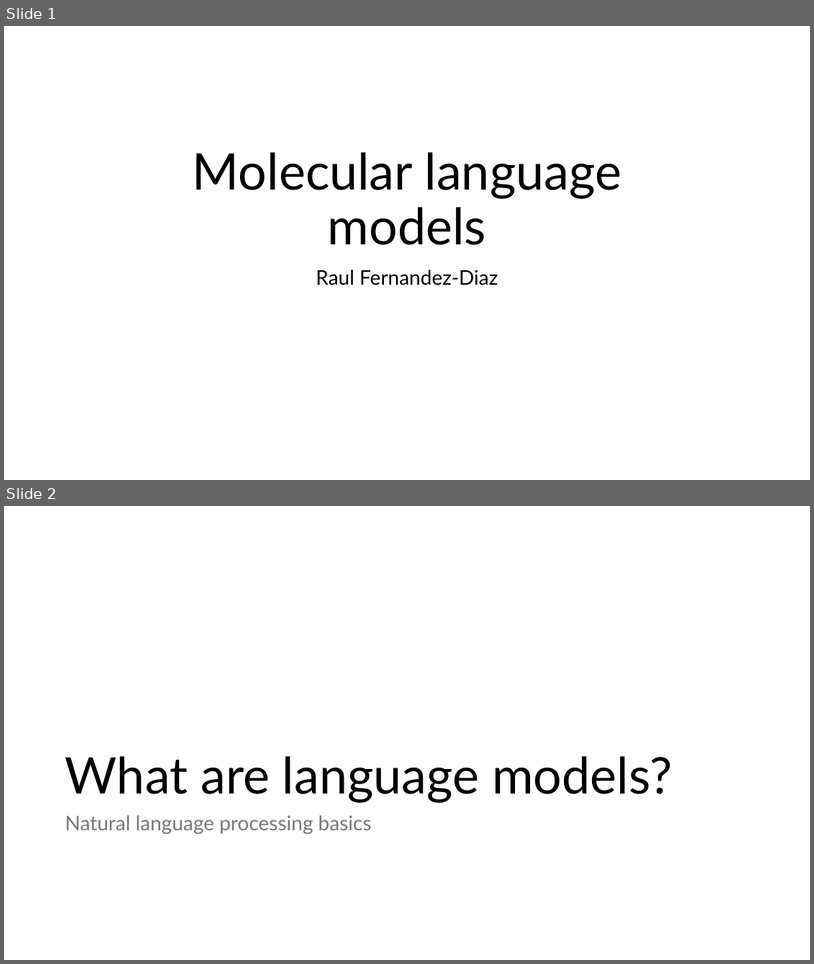
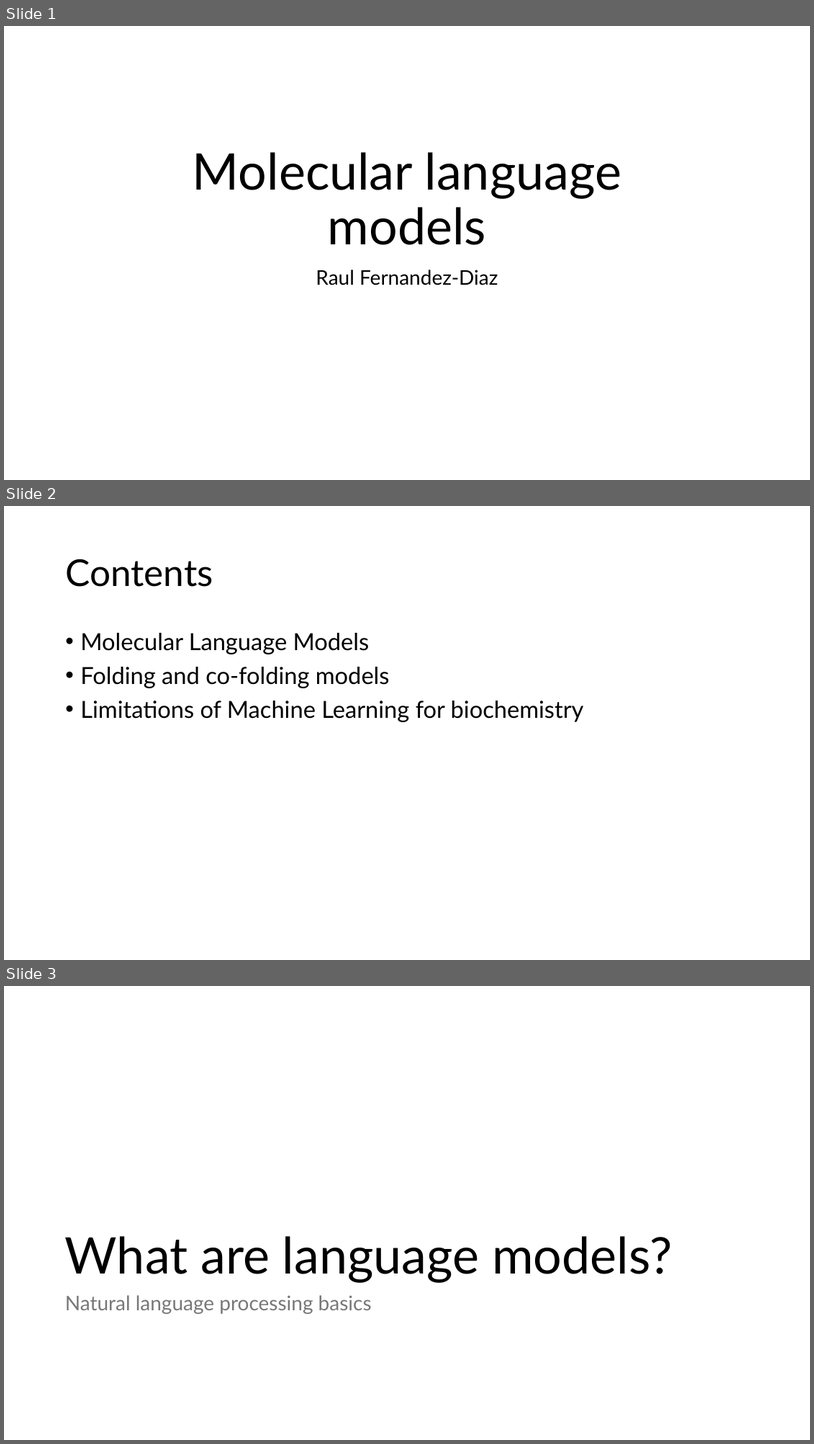
Before and after one commit to RaulFD-creator/ucd-teaching, a slide deck: Lectures/UCD-MScAI-Lecture-1.pptx. Shown one above the other, each under a label of ours: slides 1 and 2 before the commit, slides 1, 2 and 3 after it. The pictures are 814x964 and 814x1444 pixels, drawn with LibreOffice and Linux fonts; fonts in the diff are those of the drawing. Boxes give left, top, right and bottom in pixels: in the first picture for what was removed or moved away, otherwise in the second. Text is boxed around its words. In the diff, an @@ line names an element or a change of style, - is before the commit and + after.

```diff
--- a/Lectures/UCD-MScAI-Lecture-1.pptx
+++ b/Lectures/UCD-MScAI-Lecture-1.pptx
@@ slide 2 added at [4,506,810,960], background #FFFFFF @@
@@ title added at [65,559,213,587], 44 pt, text #000000 @@
+Contents
@@ text added at [80,633,584,722], 28 pt, text #000000 @@
+• Molecular Language Models
+• Folding and co-folding models
+• Limitations of Machine Learning for biochemistry
@@ what was slide 2 is now slide 3 @@
```
Also in this commit, not shown: 1 slide changed, 3 other slides added, 3 other files.
